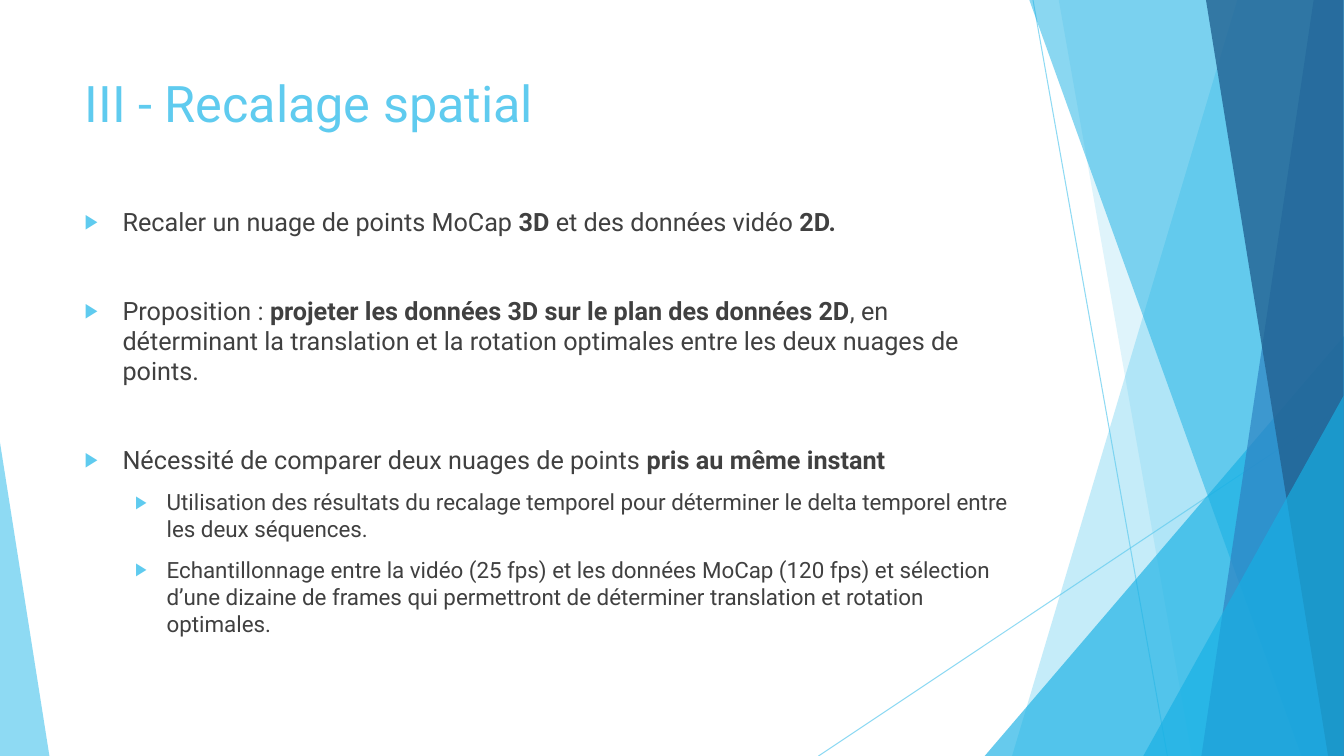
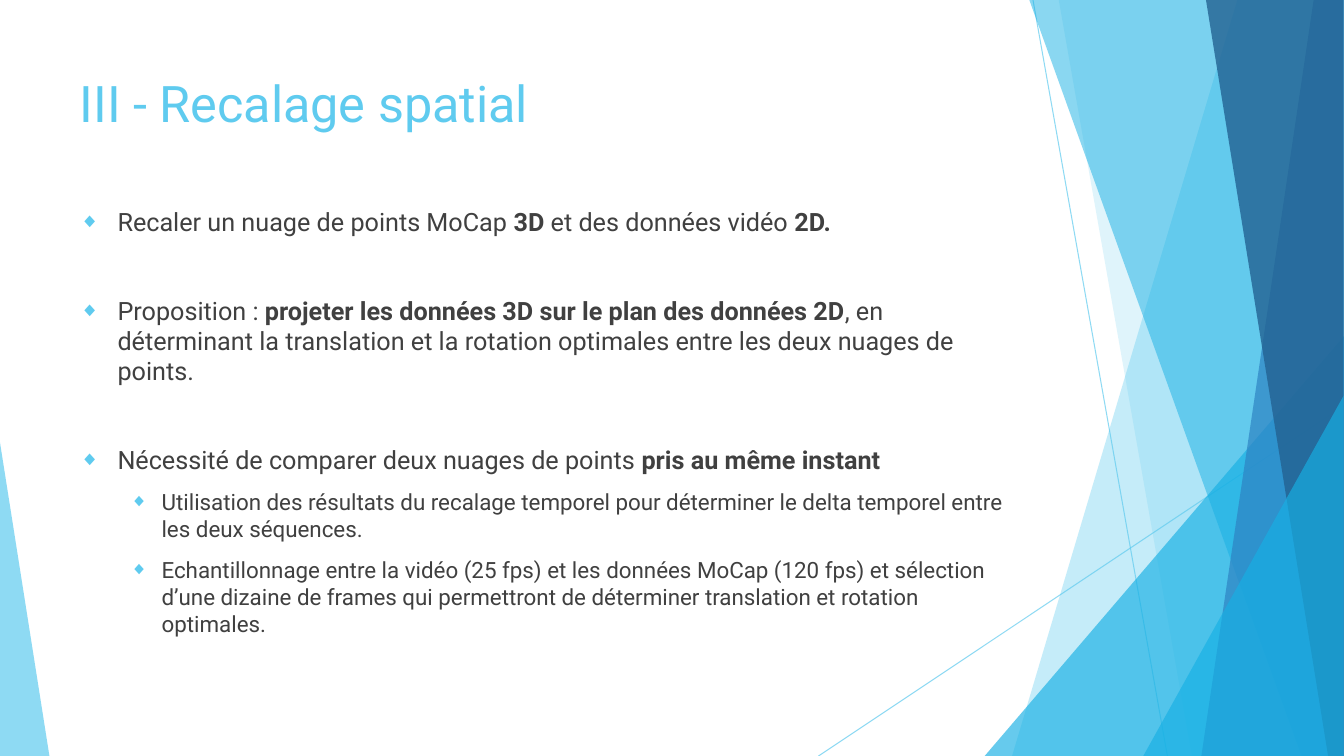
Before and after one commit to marc921/GesteIA, a slide deck: slide 8 of Présentation.pptx. Drawn at 1344x756 pixels with LibreOffice and Linux fonts; fonts in the diff are those of the drawing. Boxes give left, top, right and bottom in pixels: in the first picture for what was removed or moved away, otherwise in the second. Text is boxed around its words. In the diff, an @@ line names an element or a change of style, - is before the commit and + after.

```diff
--- a/Présentation.pptx
+++ b/Présentation.pptx
@@ title "III - Recalage spatial": place and size @@
-title "III - Recalage spatial" at bbox=[85, 84, 533, 133]
+title "III - Recalage spatial" at bbox=[80, 84, 528, 133]
@@ text "Recaler un nuage de points ..." at bbox=[118, 212, 1002, 637]: bullet ▶ to ◆ @@
@@ triangle removed at bbox=[985, 336, 1344, 756] @@
@@ freeform shape added at bbox=[985, 336, 1344, 756], fill #17B0E4 at 66% opacity @@
```
Also in this commit, not shown: 9 other slides changed.
